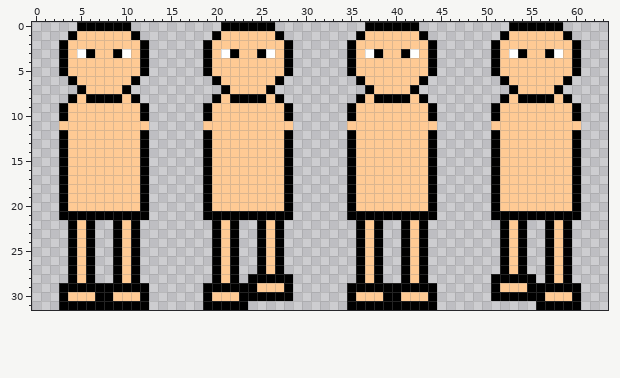
Two states of a pixel-art sprite, TimothEUnified/Assets/Resources/Spritesheets/Characters/Player/Player_Walk_Down.png. Above, as it was before the edit.
The file is 64x32 pixels.
New version:
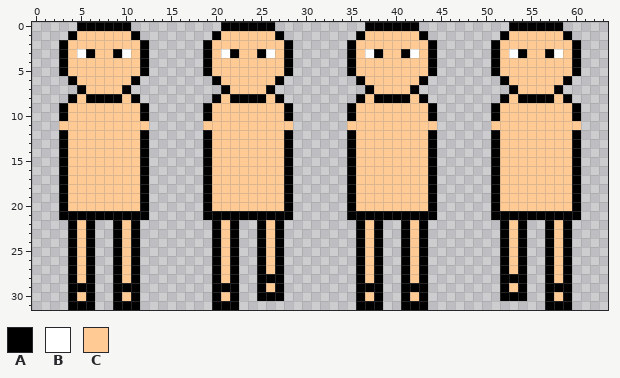
Palette (. is transparent): A #000000  B #ffffff  C #ffca94
The edit:
{"y":28,"x":24,"old":"A","new":"."}
{"y":28,"x":28,"old":"A","new":"."}
{"y":28,"x":51,"old":"A","new":"."}
{"y":28,"x":55,"old":"A","new":"."}
{"y":29,"x":3,"old":"A","new":"."}
{"y":29,"x":7,"old":"AA","new":".."}
{"y":29,"x":12,"old":"A","new":"."}
{"y":29,"x":19,"old":"A","new":"."}
{"y":29,"x":23,"old":"AAC","new":"..A"}
{"y":29,"x":27,"old":"CA","new":"A."}
{"y":29,"x":35,"old":"A","new":"."}
{"y":29,"x":39,"old":"AA","new":".."}
{"y":29,"x":44,"old":"A","new":"."}
{"y":29,"x":51,"old":"AC","new":".A"}
{"y":29,"x":54,"old":"CAA","new":"A.."}
{"y":29,"x":60,"old":"A","new":"."}
{"y":30,"x":3,"old":"AC","new":".A"}
{"y":30,"x":6,"old":"CAAC","new":"A..A"}
{"y":30,"x":11,"old":"CA","new":"A."}
{"y":30,"x":19,"old":"AC","new":".A"}
{"y":30,"x":22,"old":"CAA","new":"A.."}
{"y":30,"x":28,"old":"A","new":"."}
{"y":30,"x":35,"old":"AC","new":".A"}
{"y":30,"x":38,"old":"CAAC","new":"A..A"}
{"y":30,"x":43,"old":"CA","new":"A."}
{"y":30,"x":51,"old":"A","new":"."}
{"y":30,"x":55,"old":"AAC","new":"..A"}
{"y":30,"x":59,"old":"CA","new":"A."}
{"y":31,"x":3,"old":"A","new":"."}
{"y":31,"x":7,"old":"AA","new":".."}
{"y":31,"x":12,"old":"A","new":"."}
{"y":31,"x":19,"old":"A","new":"."}
{"y":31,"x":23,"old":"A","new":"."}
{"y":31,"x":35,"old":"A","new":"."}
{"y":31,"x":39,"old":"AA","new":".."}
{"y":31,"x":44,"old":"A","new":"."}
{"y":31,"x":56,"old":"A","new":"."}
{"y":31,"x":60,"old":"A","new":"."}
{"label":"changed","picture_box":[203,274,293,310]}
{"label":"changed","picture_box":[491,274,581,310]}
{"label":"changed","picture_box":[59,283,149,310]}
{"label":"changed","picture_box":[347,283,437,310]}
